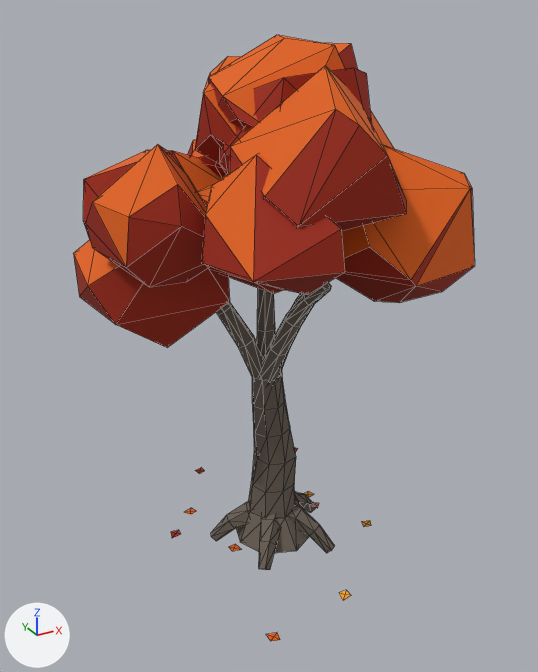
A saved change to the glTF model assets/models/tree_maple.glb.
The view is the same before and after, from a 50 mm lens placed at (-3.54, -6.3, 5.61), pointed at (-0.03, 0.09, 2.41). The lights are fixed; the arrows at lower left show +X, +Y and +Z. The picture after the commit comes second. Mesh edges are drawn as thin lines. Vertices at exactly the same position are counted once.

Objects in the first picture: 'TreeMaple'.
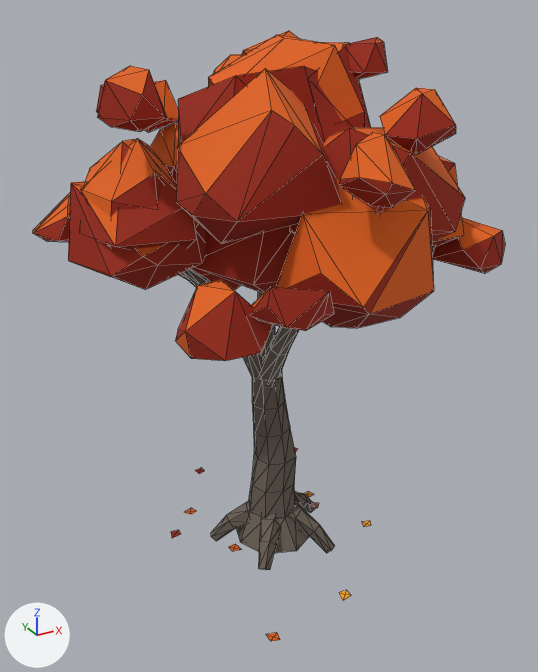
Changed parts and their boxes (x1, y1, x2, y2) in the pictures (538 x 672 px; the box of a moved part takes in the faces that stretch with it):
'TreeMaple', reshaped (17% wider): before (73, 35, 475, 641); after (33, 30, 505, 641)
part 1 of me_treemaple, moved or reshaped (mostly hidden before): before (197, 183, 284, 294); after (194, 225, 295, 293)
part 2 of me_treemaple, moved or reshaped: before (314, 43, 358, 73); after (313, 42, 371, 143)
part 3 of me_treemaple, moved or reshaped (not visible afterwards): before (191, 150, 227, 178)
part 4 of me_treemaple, moved or reshaped (mostly hidden afterwards): before (195, 56, 242, 164); after (209, 54, 244, 86)
part 5 of me_treemaple, moved or reshaped: before (85, 144, 210, 287); after (80, 138, 176, 247)
part 6 of me_treemaple, moved or reshaped: before (230, 65, 406, 231); after (176, 68, 341, 243)
part 7 of me_treemaple, moved or reshaped: before (336, 145, 475, 303); after (276, 176, 434, 328)
part 8 of me_treemaple, moved or reshaped (not visible afterwards): before (83, 150, 222, 240)
part 9 of me_treemaple, moved or reshaped: before (73, 240, 230, 348); after (178, 267, 241, 290)
part 10 of me_treemaple, moved or reshaped: before (201, 154, 345, 295); after (84, 139, 196, 250)
part 11 of me_treemaple, moved or reshaped: before (219, 67, 372, 175); after (178, 66, 316, 145)
part 12 of me_treemaple, moved or reshaped: before (370, 110, 394, 148); after (289, 127, 465, 241)
part 13 of me_treemaple, moved or reshaped (mostly hidden before): before (188, 139, 196, 156); after (432, 156, 464, 248)
part 14 of me_treemaple, added: after (33, 30, 388, 290)
part 15 of me_treemaple, added: after (175, 88, 456, 361)
part 16 of me_treemaple, added: after (432, 218, 505, 274)

Diff of the bpy script that builds the scene:
```diff
--- a/assets/models/tree_maple.glb.py
+++ b/assets/models/tree_maple.glb.py
@@ me_treemaple @@
-me_treemaple.from_pydata(...)  # 635 vertices, 1076 faces; spans x -1.89..1.8, y -1.59..2.0, z -0.15..5.39
+me_treemaple.from_pydata(...)  # 858 vertices, 1462 faces; spans x -2.16..2.19, y -2.06..2.41, z -0.15..5.4
+# me_treemaple part 1: the loose piece of 23 vertices spanning x -0.83..0.84, y -0.7..0.99, z 2.92..4.22 is scaled about its middle by (1.04, 1.04, 1.05)
+# me_treemaple part 2: the loose piece of 21 vertices spanning x -0.37..1.2, y -0.71..1.02, z 3.91..5.31 is scaled about its middle by 0.939, then moved by (0.01, 0.0, 0.05)
+# me_treemaple part 3: the loose piece of 18 vertices spanning x -0.47..1.0, y 0.02..1.41, z 3.69..5.24 is scaled about its middle by 0.939, then moved by (0.1, -0.02, 0.04)
+# me_treemaple part 4: the loose piece of 19 vertices spanning x -0.7..0.65, y -0.51..0.85, z 4.05..5.19 is scaled about its middle by 0.939, then moved by (0.01, 0.0, 0.05)
+# me_treemaple part 5: the loose piece of 18 vertices spanning x -1.82..-0.6, y -0.63..0.55, z 3.28..4.55 is scaled about its middle by 0.939, then moved by (0.01, 0.54, 0.01)
+# me_treemaple part 6: the loose piece of 19 vertices spanning x -0.74..0.75, y -1.51..0.16, z 3.71..5.18 is scaled about its middle by 0.939, then moved by (-0.5, 0.11, 0.03)
+# me_treemaple part 7: the loose piece of 19 vertices spanning x 0.13..1.63, y -1.46..-0.02, z 2.94..4.47 is scaled about its middle by 0.939, then moved by (-0.8, -0.43, 0.0)
+# me_treemaple part 8: the loose piece of 20 vertices spanning x -1.64..0.1, y 0.3..1.85, z 2.87..4.33 is scaled about its middle by 0.939, then moved by (1.24, 0.19, 0.0)
+# me_treemaple part 9: the loose piece of 18 vertices spanning x -1.89..-0.36, y -0.05..1.16, z 2.48..3.81 is scaled about its middle by 0.939, then moved by (1.02, 0.86, -0.01)
+# me_treemaple part 10: the loose piece of 17 vertices spanning x -1.16..0.12, y -1.57..-0.26, z 3.31..4.52 is scaled about its middle by 0.939, then moved by (-0.7, 1.3, 0.02)
+# me_treemaple part 11: the loose piece of 20 vertices spanning x -0.62..0.85, y -0.76..0.57, z 3.96..5.14 is scaled about its middle by 0.939, then moved by (-0.41, 0.1, 0.05)
+# me_treemaple part 12: the loose piece of 20 vertices spanning x 0.1..1.8, y 0.03..1.34, z 3.37..4.73 is scaled about its middle by 0.939, then moved by (-0.48, -1.54, 0.03)
+# me_treemaple part 13: the loose piece of 19 vertices spanning x -0.37..1.05, y 0.78..2.0, z 3.13..4.41 is scaled about its middle by 0.939, then moved by (0.8, -1.76, 0.01)
+# me_treemaple part 14: 151 vertices added at x -2.16..1.42, y -0.36..2.41, z 3.02..5.4
+# me_treemaple part 15: 60 vertices added at x -1.64..0.94, y -2.06..-1.0, z 3.14..5.01
+# me_treemaple part 16: 12 vertices added at x 1.47..2.19, y -1.12..-0.36, z 3.13..3.68
+# other edits to the shape of me_treemaple do not show in these pictures
 me_treemaple.materials.append(mat_t_bark_grey)
```
